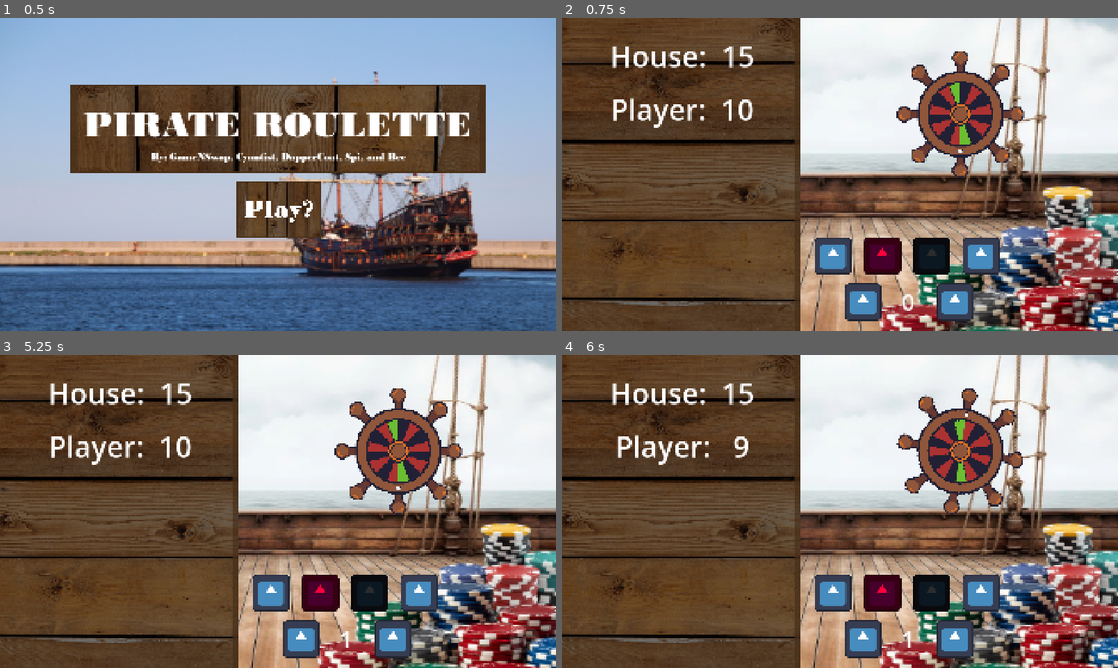
Above: before the commit, frames 1-4 (two rows, left to right).
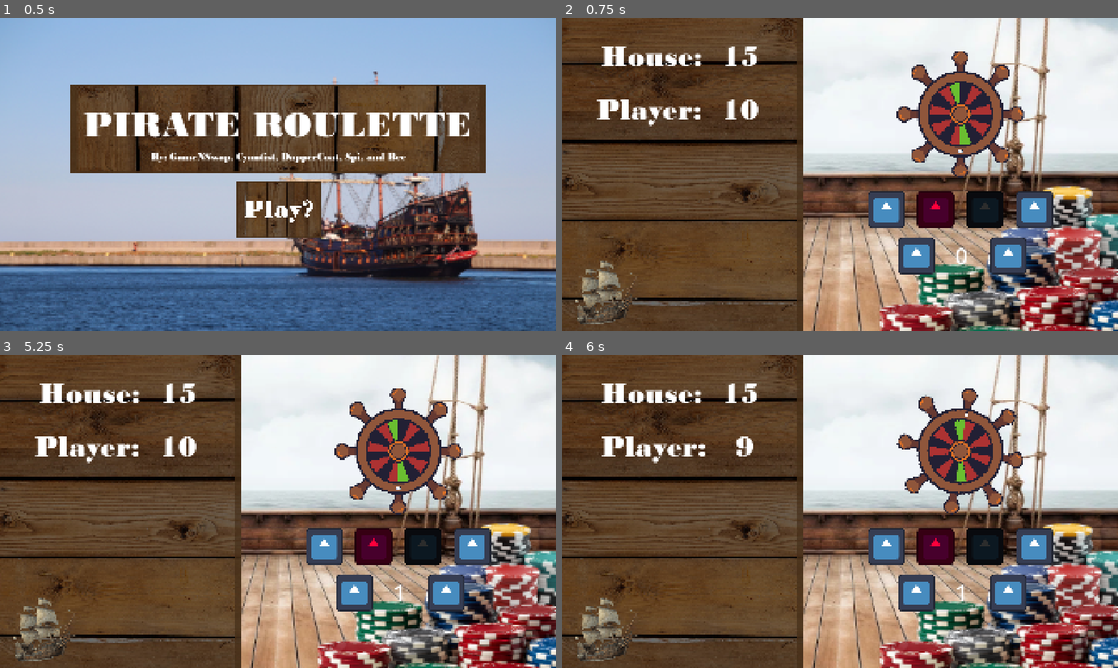
Above: after the commit, the same moments.

Repository: DapperCoat/The-Very-Serious-Game-Jam---Team-Bitato
Game: Godot game, scene res://Scenes/intro.tscn
Same seed, same stepped clock (60 frames per second), same inputs: the game is played once before the commit and once after it. The engine's default icon, where the game draws it, is replaced by a stand-in: a white triangle on a blue panel in a dark square.
Inputs (mouse positions are in pixels of both pictures, inside the frame that each line leads up to; where the layout moved, square brackets give the same spot in the first picture):
- Up to frame 1 (0.5 s): no input
- Up to frame 2 (0.75 s): click (840, 208) at 0.5 s
- Up to frame 3 (5.25 s): click (322, 545) [272, 592] at 1.25 s; click (372, 545) [322, 592] at 2 s; click (422, 545) [372, 592] at 2.75 s; click (472, 545) [417, 592] at 3.5 s; click (355, 592) [300, 639] at 4.25 s; click (444, 592) [394, 639] at 5 s
- Up to frame 4 (6 s): click (884, 545) [834, 592] at 5.75 s

Frame 1 is identical in both runs. In frame 2, 12% of the frame differs, in the area x 2-89%, y 0-100%; in frame 3, 12%; in frame 4, 12%.

Commit message:
UI changes in Game Scene

Diff:
--- a/Scenes/game_scene.tscn
+++ b/Scenes/game_scene.tscn
@@ -7,8 +7,11 @@
 [ext_resource type="PackedScene" uid="uid://dmap0kqdnl13c" path="res://Scenes/rouletteWheel.tscn" id="3_1ixah"]
 [ext_resource type="Texture2D" uid="uid://fpj4awvgvs20" path="res://Assets/UiCont.jpg" id="3_2fmhe"]
 [ext_resource type="PackedScene" uid="uid://bia2je5asj3bf" path="res://Scenes/wheel.tscn" id="3_rgj8m"]
+[ext_resource type="FontFile" uid="uid://bfh3qvucf53mx" path="res://Assets/Fonts/Bodoni MT Black.ttf" id="5_7iton"]
+[ext_resource type="Texture2D" uid="uid://bhocwlodh5isa" path="res://Assets/ahoy_maatey.png" id="6_ikfsv"]
 
 [sub_resource type="LabelSettings" id="LabelSettings_11i6w"]
+font = ExtResource("5_7iton")
 font_size = 100
 
 [node name="GameScene" type="Node2D" unique_id=135266820 node_paths=PackedStringArray("chip_manager", "bet_manager")]
@@ -33,11 +36,14 @@
 texture = ExtResource("2_rgj8m")
 
 [node name="NinePatchRect" type="NinePatchRect" parent="UI" unique_id=1857363667]
-layout_mode = 0
-offset_left = -984.0
-offset_top = -400.0
-offset_right = -908.8227
-offset_bottom = -299.29077
+layout_mode = 1
+anchors_preset = -1
+anchor_left = -24.6
+anchor_top = -10.0
+anchor_right = -3.2
+anchor_bottom = 18.400002
+offset_right = -780.11346
+offset_bottom = -1035.2908
 scale = Vector2(11.28, 11.28)
 texture = ExtResource("3_2fmhe")
 
@@ -46,10 +52,10 @@
 anchors_preset = 0
 anchor_right = 0.0
 anchor_bottom = 0.0
-offset_left = -328.0
-offset_top = 88.0
-offset_right = -328.0
-offset_bottom = 88.0
+offset_left = -144.0
+offset_top = -72.0
+offset_right = -144.0
+offset_bottom = -72.0
 grow_horizontal = 1
 grow_vertical = 1
 chip_manager = NodePath("../../ChipManager")
@@ -62,8 +68,8 @@
 anchor_top = -8.0
 anchor_right = -8.0
 anchor_bottom = -4.0
-offset_left = 64.00006
-offset_right = 64.0
+offset_left = 32.00006
+offset_right = 82.0
 text = "House: XXX"
 label_settings = SubResource("LabelSettings_11i6w")
 horizontal_alignment = 1
@@ -76,23 +82,12 @@
 anchor_top = -3.4
 anchor_right = -8.0
 anchor_bottom = 0.6
-offset_left = 64.00006
-offset_right = 64.0
+offset_left = 16.000061
+offset_right = 81.0
 text = "Player: XXX"
 label_settings = SubResource("LabelSettings_11i6w")
 horizontal_alignment = 1
 vertical_alignment = 1
-
-[node name="UpgradeNames" type="Label" parent="UI" unique_id=1564076823]
-layout_mode = 1
-anchors_preset = -1
-anchor_left = -22.400002
-anchor_top = 0.8
-anchor_right = -8.0
-anchor_bottom = 15.800001
-offset_left = 64.00006
-offset_right = 64.0
-offset_bottom = -6.1035156e-05
 
 [node name="SpinButton" type="Button" parent="UI" unique_id=716895479]
 visible = false
@@ -103,6 +98,16 @@
 offset_bottom = 512.0
 theme_override_font_sizes/font_size = 32
 text = "Spin"
+
+[node name="TextureRect2" type="TextureRect" parent="UI" unique_id=984628407]
+layout_mode = 0
+offset_left = -959.99994
+offset_top = 455.99994
+offset_right = -759.99994
+offset_bottom = 655.99994
+rotation = -0.15953037
+scale = Vector2(1.2821134, 1.2821134)
+texture = ExtResource("6_ikfsv")
 
 [node name="Camera2D" type="Camera2D" parent="." unique_id=1149891547]
 position = Vector2(0, 168)
--- a/Scripts/game_scene.gd
+++ b/Scripts/game_scene.gd
@@ -54,7 +54,7 @@
 		"black":
 			if colour == bet_type:
 				chip_manager.update_chips(true, 2.0)
-		"black":
+		"red":
 			if colour == bet_type:
 				chip_manager.update_chips(true, 2.0)
 		"green":
@@ -77,3 +77,6 @@
 func _update_scores() -> void:
 	house_score.text = "House: %3d" % [chip_manager.chips_to_beat]
 	player_score.text = "Player: %3d" % [chip_manager.player_chips]
+	# End Game if player chips == 0
+	if chip_manager.player_chips == 0:
+		pass
Binary file added: Assets/ahoy_maatey.png
Not shown, added: Assets/ahoy_maatey.png.import
